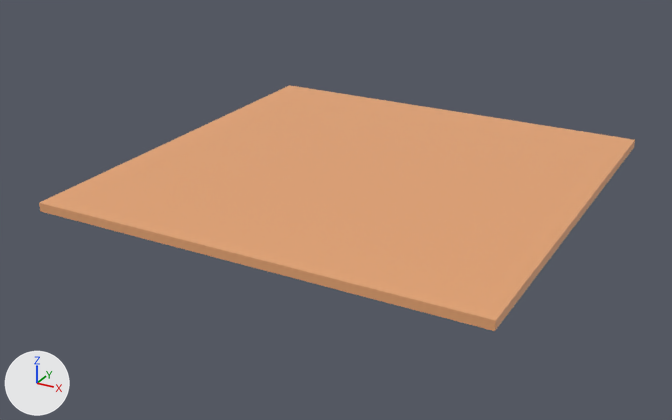
Renders of the glTF model public/terrain.glb from each side of a commit.
Before and after are seen from a 50 mm camera at (36.1, -70.7, 30.7) aimed at (-1.5, -2.4, -3.5). The lights are fixed; the arrows at lower left show +X, +Y and +Z. Vertices at the same position are counted once.

Script lines for the objects in view, before the commit:
```python
mat_material = principled_material('Material')
mat_material.base_color = (0.8, 0.377, 0.174)  # beige #e7a574
me_cube = bpy.data.meshes.new('Cube')
me_cube.from_pydata(...)  # a box spanning x -20.0..20.0, y -20.0..20.0, z -0.8..0.0
me_cube.materials.append(mat_material)  # beige #e7a574
ob_cube = bpy.data.objects.new('Cube', me_cube)
ob_cube.location = (0.0, 0.0, 0.0)
```
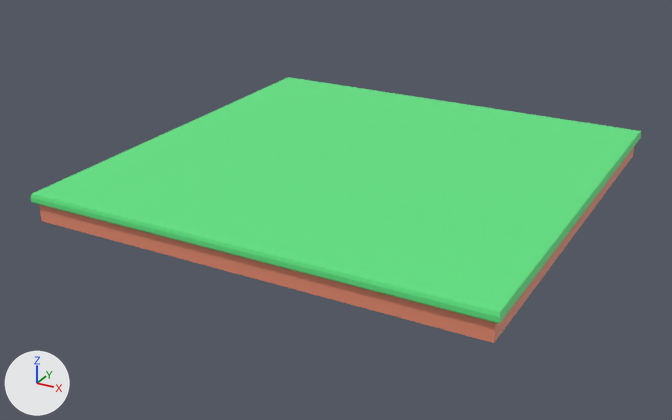
What the commit changed:
Material 'Material' (mat_material) changes colour from beige #e7a574 to green #60e784; in linear values from (0.8, 0.377, 0.174) to (0.118, 0.8, 0.23).
Material 'Material.001' (mat_material_001) is new.
Its base color is (0.8, 0.264, 0.164) (orange #e78c71).
me_cube is used by ob_cube; location (0.0, 0.0, 0.0).
me_cube had 8 vertices, 12 faces and spanned x -20.0..20.0, y -20.0..20.0, z -0.8..0.0.
me_cube now has 28 vertices, 50 faces and spans x -20.4..20.4, y -20.4..20.4, z -1.7..0.9.
Part 1, on me_cube:
2 vertices are removed from x -20.0..20.0, y -20.0..20.0, z -0.8.
10 faces are deleted.
2 vertices move from x -20.0..20.0, y -20.0..20.0, z -0.8 to x -20.0..20.0, y -20.0..20.0, z -1.7.
22 vertices are added at x -20.4..20.4, y -20.4..20.4, z -1.7..0.9.
42 new faces join them, mat_material (green #60e784).
6 new faces join them, mat_material_001 (orange #e78d71).
me_cube part 2: 2 faces spanning x -20.0..20.0, y -20.0..20.0, z -1.7..0.0 switch from mat_material (beige #e7a574) to mat_material_001 (orange #e78d71).

Changed parts and their boxes (x1, y1, x2, y2) in the pictures (672 x 420 px):
'Cube', recoloured, reshaped (8% taller)
    before: (39, 85, 635, 331)
    after: (31, 77, 641, 343)
part 1 of me_cube, built on
    before: (39, 85, 635, 331)
    after: (31, 77, 641, 343)
part 2 of me_cube, recoloured
    before: (500, 141, 635, 315)
    after: (567, 147, 634, 235)
